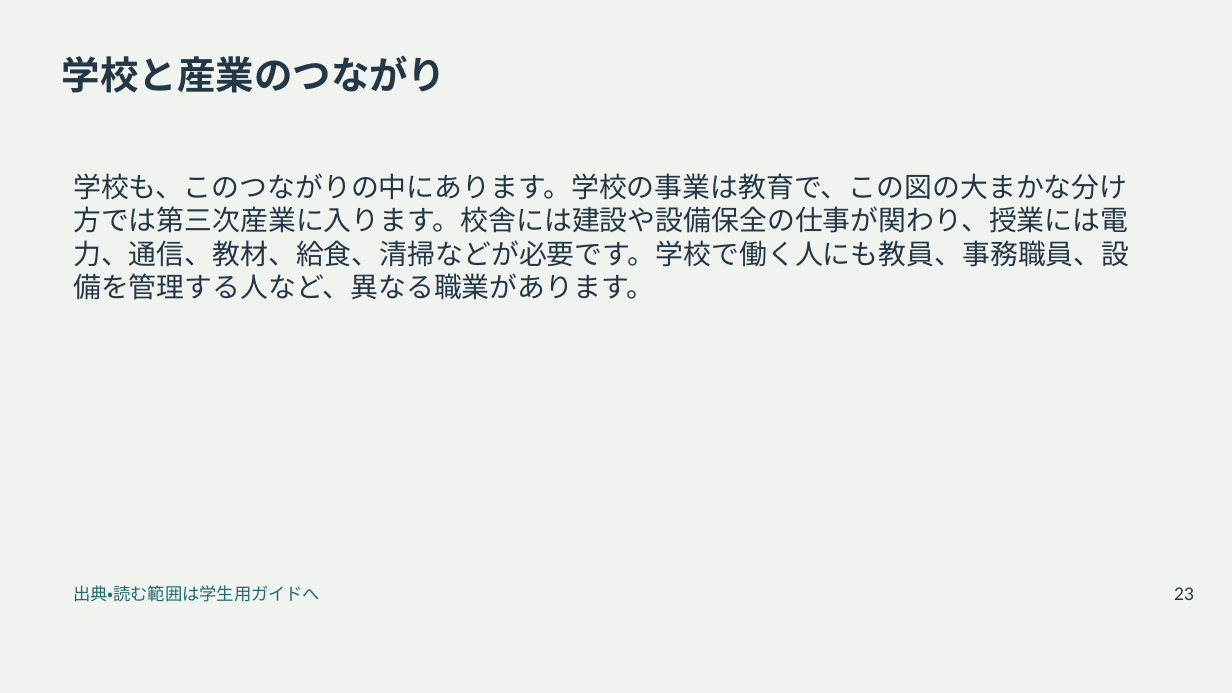
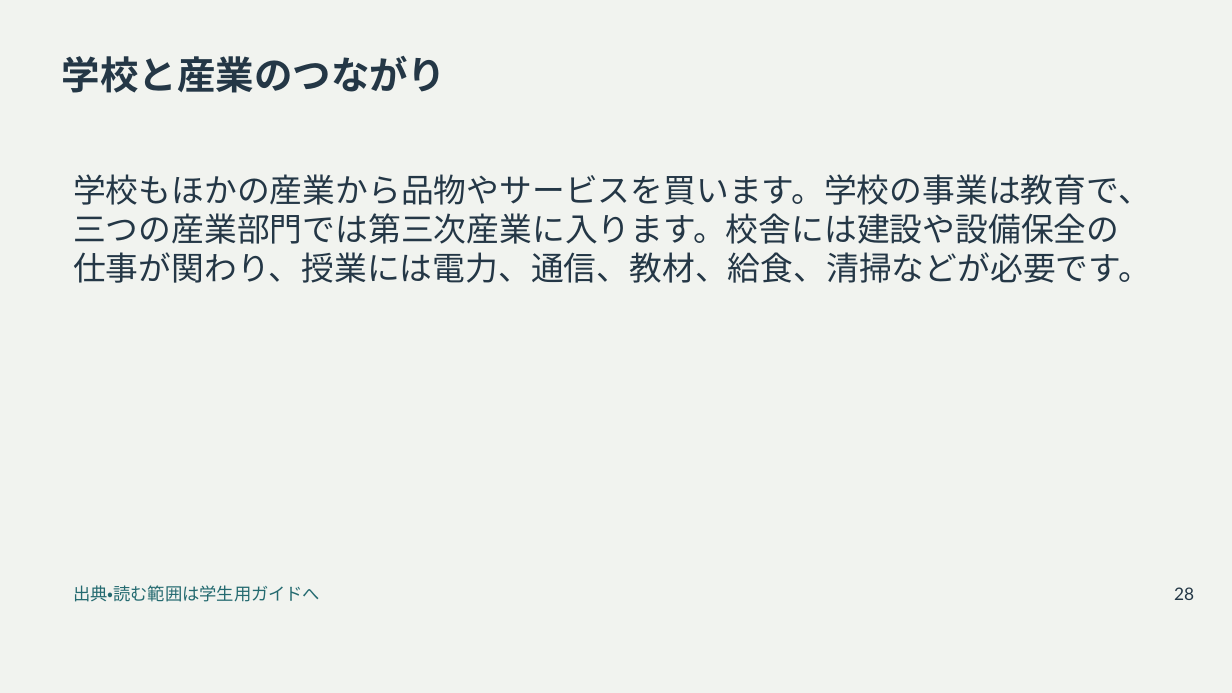
Before and after one commit to zooc-14calbp/industrial-education-ii, a slide deck: slide 28 of reorganized/20261105/main/01/slides.pptx (slide 23 before the commit). Drawn at 1232x693 pixels with LibreOffice and Linux fonts; fonts in the diff are those of the drawing. Boxes give left, top, right and bottom in pixels: in the first picture for what was removed or moved away, otherwise in the second. Text is boxed around its words. In the diff, an @@ line names an element or a change of style, - is before the commit and + after.

```diff
--- a/reorganized/20261105/main/01/slides.pptx
+++ b/reorganized/20261105/main/01/slides.pptx
@@ text at bbox=[73, 174, 1151, 283]: text changed; size 21.8 to 25.5 pt @@
-学校も、このつながりの中にあります。学校の事業は教育で、この図の大まかな分け方では第三次産業に入ります。校舎には建設や設備保全の仕事が関わり、授業には電力、通信、教材、給食、清掃などが必要です。学校で働く人にも教員、事務職員、設備を管理する人など、異なる職業があります。
+学校もほかの産業から品物やサービスを買います。学校の事業は教育で、三つの産業部門では第三次産業に入ります。校舎には建設や設備保全の仕事が関わり、授業には電力、通信、教材、給食、清掃などが必要です。
@@ text at bbox=[1174, 587, 1194, 600]: text changed @@
-23
+28
```
Also in this commit, not shown: 46 other slides changed, 5 slides added, 18 other files.
